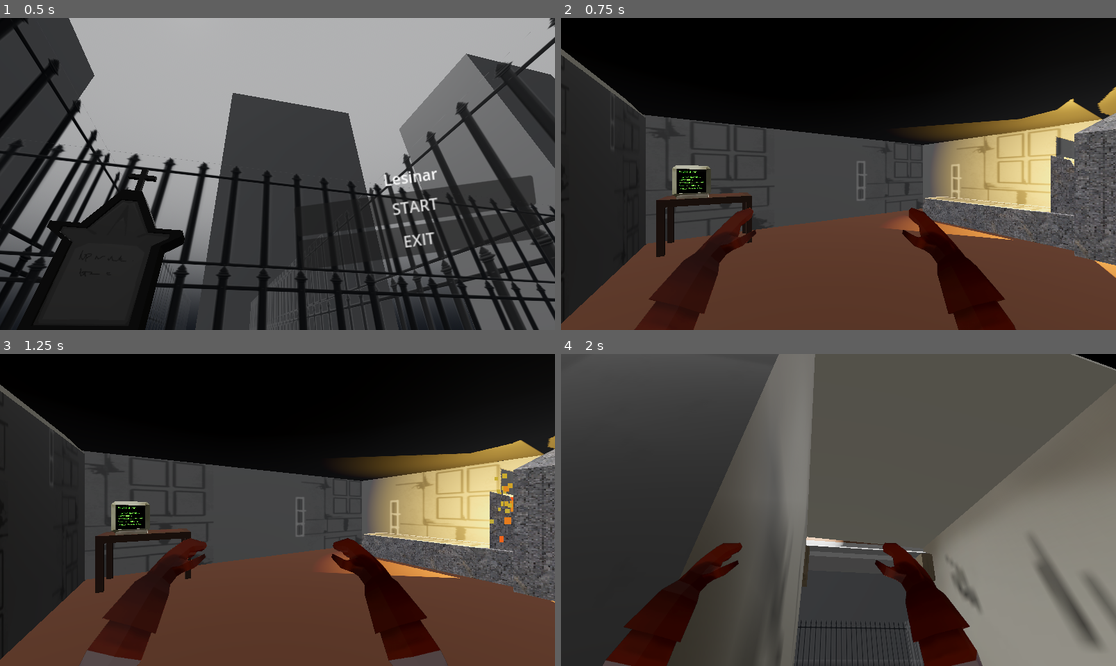
Above: before the commit, frames 1-4 (two rows, left to right).
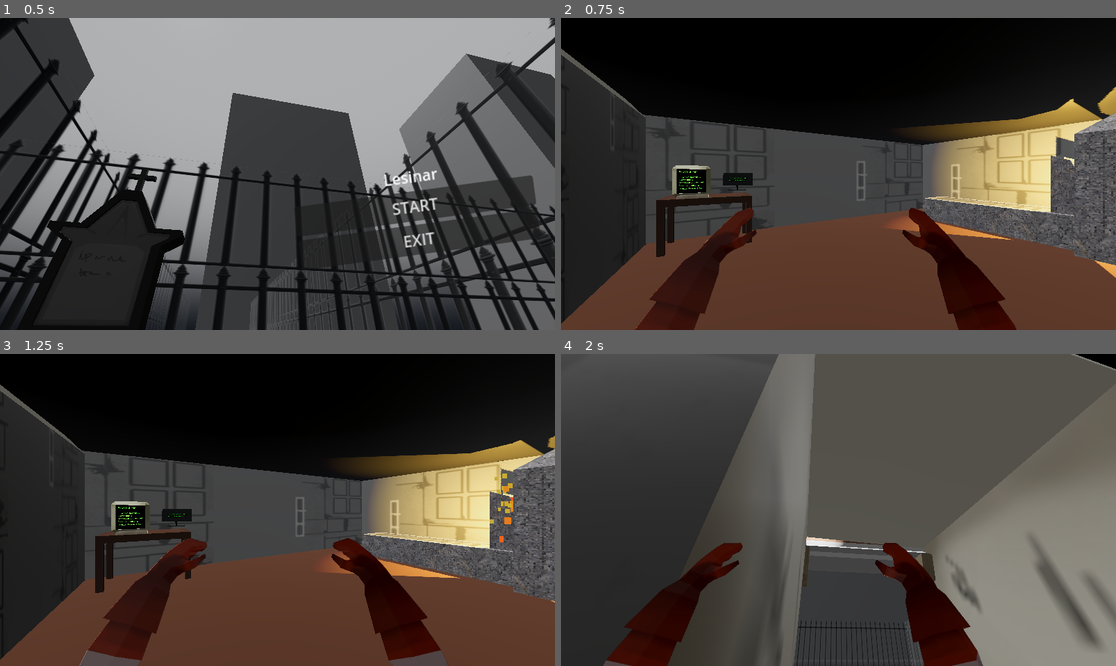
Above: after the commit, the same moments.

Repository: senseibobo/lesinar
Game: Godot game, scene res://menu/menu.tscn
Same seed, same stepped clock (60 frames per second), same inputs: the game is played once before the commit and once after it.
Inputs (mouse positions are in pixels of both pictures, inside the frame that each line leads up to):
- Up to frame 1 (0.5 s): no input
- Up to frame 2 (0.75 s): click "START" at 0.5 s
- Up to frame 3 (1.25 s): no input
- Up to frame 4 (2 s): move the mouse to (866, 510) at 1.27 s; hold W (up) from 1.28 s (still down); tap E (interact) at 1.35 s; click (866, 510) at 1.55 s

Frame 1 is identical in both runs. In frame 2, 0.4% of the frame differs, in the area x 13-83%, y 49-100%; in frame 3, 0.4%, in the area x 14-81%, y 49-100%; in frame 4, 0.1%.

Commit message:
added tutorial quests

Diff:
--- a/player/player.gd
+++ b/player/player.gd
@@ -98,6 +98,7 @@
 	left_hand_anim.play("GRAB")
 	held_corpse_instance.set_camera_layer(false)
 	score += held_corpse_instance.corpse_info.value
+	QuestManager.complete_quest(QuestManager.Quest.BURY_BODY)
 	#held_corpse_instance.queue_free()
 	held_corpse_instance = null
 	holding_corpse = false
@@ -170,6 +171,7 @@
 
 func take_tool(tool_scene: PackedScene):
 	if tool_scene == null: return
+	QuestManager.complete_quest(QuestManager.Quest.PICK_UP_TOOL)
 	held_tool = tool_scene.instantiate()
 	held_tool_scene = tool_scene
 	hand.add_child(held_tool)
@@ -197,6 +199,7 @@
 
 
 func take_corpse_instance(corpse_instance: CorpseInstance):
+	QuestManager.complete_quest(QuestManager.Quest.PICK_UP_CORPSE)
 	corpse_instance.set_camera_layer(true)
 	holding_corpse = true
 	held_corpse_instance = corpse_instance
--- a/player/player.tscn
+++ b/player/player.tscn
@@ -2294,8 +2294,14 @@
 speed_scale = 1.5
 
 [node name="SubViewportContainer" type="SubViewportContainer" parent="Camera3D"]
-offset_right = 40.0
-offset_bottom = 40.0
+anchors_preset = 15
+anchor_right = 1.0
+anchor_bottom = 1.0
+offset_left = 1.0
+offset_right = 1.0
+grow_horizontal = 2
+grow_vertical = 2
+stretch = true
 
 [node name="SubViewport" type="SubViewport" parent="Camera3D/SubViewportContainer"]
 transparent_bg = true
--- a/project.godot
+++ b/project.godot
@@ -18,6 +18,7 @@
 [autoload]
 
 ScoreManager="*res://score/score_manager.gd"
+QuestManager="*res://quests/quest_manager.gd"
 
 [input]
 
--- /dev/null
+++ b/quests/quest_display.gd
@@ -0,0 +1,22 @@
+class_name QuestDisplay
+extends Node3D
+
+
+@export var quest_label: Label3D
+
+
+func _ready():
+	update_quest_text()
+	QuestManager.quests_updated.connect(_on_quests_updated)
+
+
+func _on_quests_updated():
+	update_quest_text()
+
+
+func update_quest_text():
+	for quest in QuestManager.Quest.size():
+		if not QuestManager.quests_done[int(quest)]:
+			quest_label.text = QuestManager.QUEST_TEXT[int(quest)]
+			return
+	quest_label.text = ""
--- /dev/null
+++ b/quests/quest_display.tscn
@@ -0,0 +1,43 @@
+[gd_scene load_steps=6 format=3 uid="uid://dx4pba24khqm1"]
+
+[ext_resource type="Script" uid="uid://b1nikb2japepo" path="res://quests/quest_display.gd" id="1_q8st0"]
+
+[sub_resource type="StandardMaterial3D" id="StandardMaterial3D_j06l4"]
+albedo_color = Color(0, 0, 0, 1)
+
+[sub_resource type="BoxMesh" id="BoxMesh_gi7ib"]
+size = Vector3(0.5, 0.28, 0.02)
+
+[sub_resource type="BoxMesh" id="BoxMesh_0pnie"]
+size = Vector3(0.02, 0.14, 0.02)
+
+[sub_resource type="BoxMesh" id="BoxMesh_j1hg6"]
+size = Vector3(0.265, 0.015, 0.13)
+
+[node name="QuestDisplay" type="Node3D" node_paths=PackedStringArray("quest_label")]
+transform = Transform3D(1.24838, 0, 3.09463, 0, 3.25711, 0, -3.80279, 0, 1.01591, 0, 0, 0)
+script = ExtResource("1_q8st0")
+quest_label = NodePath("QuestLabel")
+
+[node name="QuestLabel" type="Label3D" parent="."]
+transform = Transform3D(1, 3.72529e-09, -2.98023e-08, 8.6658e-09, 0.985865, 0.167543, 8.9407e-08, -0.167543, 0.985865, 0.0217648, 0.236809, -0.020874)
+pixel_size = 0.001
+modulate = Color(0, 0.733333, 0, 1)
+text = "Pick up a corpse."
+autowrap_mode = 3
+width = 350.0
+
+[node name="ScreenMesh" type="MeshInstance3D" parent="."]
+transform = Transform3D(1, 3.72529e-09, -2.98023e-08, 0, 0.985865, 0.167543, 2.98023e-08, -0.167543, 0.985865, 0.0182495, 0.236809, -0.0340271)
+material_override = SubResource("StandardMaterial3D_j06l4")
+mesh = SubResource("BoxMesh_gi7ib")
+
+[node name="HandMesh" type="MeshInstance3D" parent="."]
+transform = Transform3D(1, 0, 1.49012e-08, 0, 0.988441, -0.151606, 0, 0.151606, 0.988441, 0, 0.0662124, -0.0385094)
+material_override = SubResource("StandardMaterial3D_j06l4")
+mesh = SubResource("BoxMesh_0pnie")
+
+[node name="BaseMesh" type="MeshInstance3D" parent="."]
+transform = Transform3D(1, 0, 0, 0, 1, 0, 0, 0, 1, 0, -0.00140184, -0.0385108)
+material_override = SubResource("StandardMaterial3D_j06l4")
+mesh = SubResource("BoxMesh_j1hg6")
--- /dev/null
+++ b/quests/quest_manager.gd
@@ -0,0 +1,29 @@
+extends Node
+
+
+signal quests_updated()
+
+enum Quest {
+	PICK_UP_CORPSE,
+	PICK_UP_TOOL,
+	DIG_GRAVE,
+	BURY_BODY,
+	FILL_QUOTA
+}
+
+
+const QUEST_TEXT: Dictionary[int, String] = {
+	int(Quest.PICK_UP_CORPSE): "Pick up a corpse from one of the drawers.",
+	int(Quest.PICK_UP_TOOL): "Pick up a tool to the left of the exit.",
+	int(Quest.DIG_GRAVE): "Dig a grave.",
+	int(Quest.BURY_BODY): "Bury the corpse into the grave.",
+	int(Quest.FILL_QUOTA): "Fill out your quota for the day.",
+}
+
+var quests_done: Array = [false,false,false,false,false]
+
+
+func complete_quest(quest: Quest):
+	print("COMPLETED QUEST ", quest)
+	quests_done[int(quest)] = true
+	quests_updated.emit()
--- a/score/score_manager.gd
+++ b/score/score_manager.gd
@@ -45,6 +45,7 @@
 	corpses_disposed += 1
 	corpses_disposed_updated.emit(corpses_disposed)
 	if score >= score_goal:
+		QuestManager.complete_quest(QuestManager.Quest.FILL_QUOTA)
 		score -= score_goal
 		score_acquired.emit()
 		score_goal += 500.0
--- a/terrain/terrain.gd
+++ b/terrain/terrain.gd
@@ -66,6 +66,7 @@
 			grid[x][y] = depth
 			heightmap.set_pixelv(Vector2i(x,y), Color.BLACK.lerp(Color.WHITE, depth/16.0))
 	var grave: Grave = selected_grave_info.grave_scene.instantiate()
+	QuestManager.complete_quest(QuestManager.Quest.DIG_GRAVE)
 	ScoreManager.on_grave_dug(grave)
 	add_child(grave)
 	var pos := Vector2(origin) * get_aspect()
--- a/world/world.tscn
+++ b/world/world.tscn
@@ -10,6 +10,7 @@
 [ext_resource type="AudioStream" uid="uid://cvl8hf0knwq43" path="res://audio/traffic-city-121711.mp3" id="8_tks0w"]
 [ext_resource type="Texture2D" uid="uid://uov2qcodm5dw" path="res://soba/kuca/KUCA_uagdgf.png" id="9_1lf3d"]
 [ext_resource type="Texture2D" uid="uid://dnm4o4jqweljy" path="res://soba/kuca/KUCA_EKRAN.png" id="10_khdid"]
+[ext_resource type="PackedScene" uid="uid://dx4pba24khqm1" path="res://quests/quest_display.tscn" id="11_0pnie"]
 [ext_resource type="Texture2D" uid="uid://d0oxhycgjlbtp" path="res://soba/kuca/KUCA_asfsdf.png" id="11_kgcsp"]
 [ext_resource type="Script" uid="uid://cjacyobmiqgr5" path="res://score/display/score_display.gd" id="11_my4ur"]
 [ext_resource type="Texture2D" uid="uid://bu23u8syxpg28" path="res://soba/kuca/KUCA_Untitled.png" id="12_33xyt"]
@@ -1095,6 +1096,9 @@
 text = "Corpses shredded: 2/5"
 horizontal_alignment = 0
 
+[node name="QuestDisplay" parent="Kuca/KUCA/ScoreDisplay" instance=ExtResource("11_0pnie")]
+transform = Transform3D(1.24838, 0, 3.09463, 0, 3.25711, 0, -3.80279, 0, 1.01591, 1.6535, -0.670506, -2.69543)
+
 [node name="Cube_010" type="MeshInstance3D" parent="Kuca/KUCA"]
 transform = Transform3D(0, 0, 1.21676, 0, 0.104326, 0, -0.701622, 0, 0, -30.1629, 1.65433, 30.3148)
 mesh = SubResource("ArrayMesh_a7q6u")
Not shown, added: quests/quest_display.gd.uid
Not shown, added: quests/quest_manager.gd.uid
Not shown: 1 places in world/world.tscn that only renumber resources
